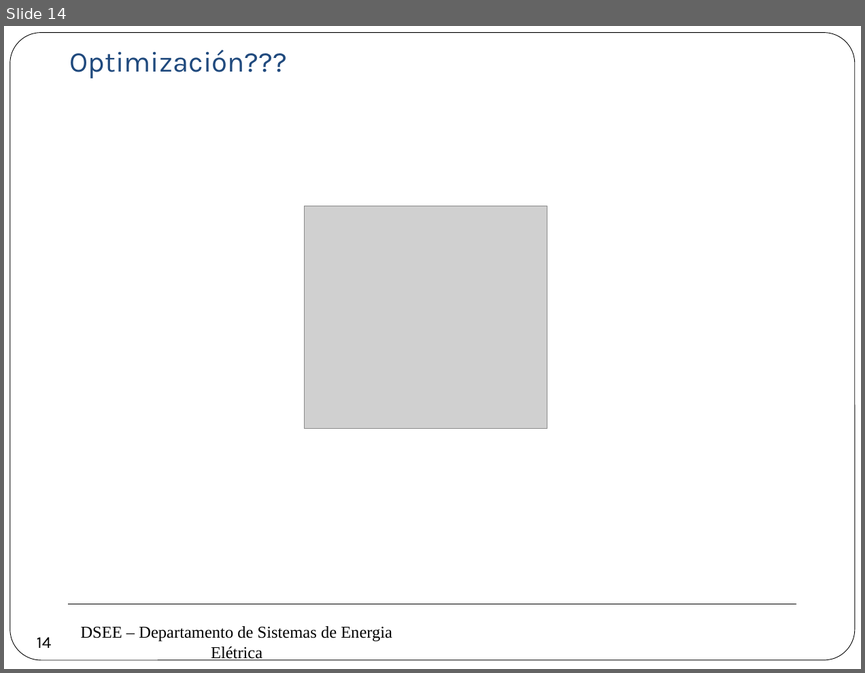
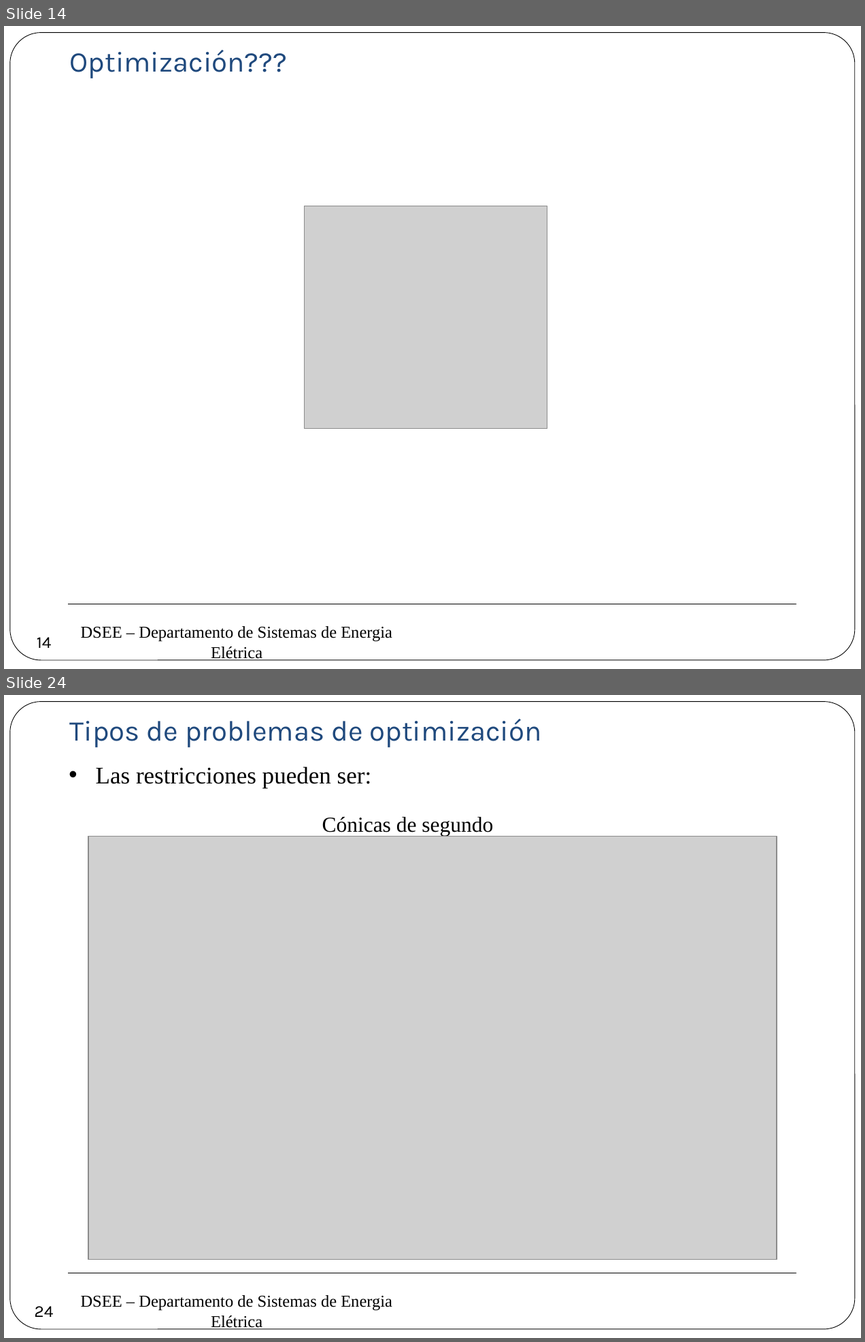
Before and after one commit to erikfilias/Power-Systems-Optimization-using-Julia-Language, a slide deck: 1. Lectures/Introducción a la Optimización aplicada a Sistemas de Energía Eléctrica/Dia 1/2. Modelamiento & Optimización.pptx. Shown one above the other, each under a label of ours: slide 14 before the commit, slides 14 and 24 after it; the slides between them are not shown. The pictures are 865x673 and 865x1342 pixels, drawn with LibreOffice and Linux fonts; fonts in the diff are those of the drawing; grey boxes stand for pictures; background and template pictures are left out. Boxes give left, top, right and bottom in pixels: in the first picture for what was removed or moved away, otherwise in the second. Text is boxed around its words. In the diff, an @@ line names an element or a change of style, - is before the commit and + after.

```diff
--- a/1. Lectures/Introducción a la Optimización aplicada a Sistemas de Energía Eléctrica/Dia 1/2. Modelamiento & Optimización.pptx
+++ b/1. Lectures/Introducción a la Optimización aplicada a Sistemas de Energía Eléctrica/Dia 1/2. Modelamiento & Optimización.pptx
@@ slide 24 added at box(4, 695, 861, 1338), background #FFFFFF; not listed: 3 template elements that a slide beside it also shows @@
@@ text added at box(70, 719, 542, 747), 24 pt, text #1F497D @@
+Tipos de problemas de optimización
@@ text added at box(96, 766, 372, 788), 20 pt, text #000000 @@
+• Las restricciones pueden ser:
@@ text added at box(322, 817, 493, 836), 18 pt, text #000000 @@
+Cónicas de segundo orden
@@ picture added at box(88, 836, 776, 1259) @@
@@ page number added at box(28, 1294, 60, 1327), 14 pt, text #000000 @@
+24
```
Also in this commit, not shown: 10 slides changed, 16 other slides added.
